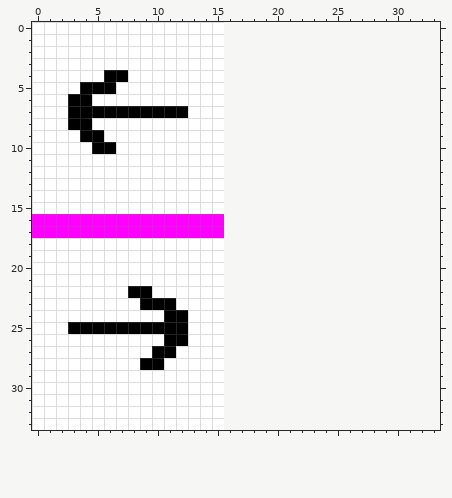
Pixel-art sprite: Tiles/TeleporterAutotriggerTile.png. The picture above was drawn from the file before the commit.
The file is 16x34 pixels. The old version is drawn lined up with the new one, on the new canvas.
After:
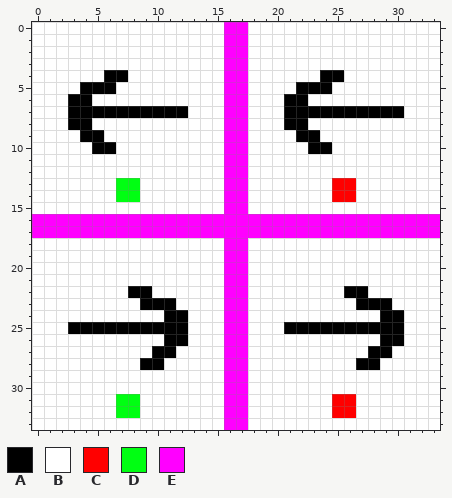
Palette (. is transparent): A #000000  B #ffffff  C #ff0000  D #00ff12  E #ff00ff
The exact change:
canvas 16x34 -> 34x34
@@ x 0..33 @@
- 0 BBBBBBBBBBBBBBBB..................
- 1 BBBBBBBBBBBBBBBB..................
- 2 BBBBBBBBBBBBBBBB..................
- 3 BBBBBBBBBBBBBBBB..................
- 4 BBBBBBAABBBBBBBB..................
- 5 BBBBAAABBBBBBBBB..................
- 6 BBBAABBBBBBBBBBB..................
- 7 BBBAAAAAAAAAABBB..................
- 8 BBBAABBBBBBBBBBB..................
- 9 BBBBAABBBBBBBBBB..................
-10 BBBBBAABBBBBBBBB..................
-11 BBBBBBBBBBBBBBBB..................
-12 BBBBBBBBBBBBBBBB..................
-13 BBBBBBBBBBBBBBBB..................
-14 BBBBBBBBBBBBBBBB..................
-15 BBBBBBBBBBBBBBBB..................
-16 EEEEEEEEEEEEEEEE..................
-17 EEEEEEEEEEEEEEEE..................
-18 BBBBBBBBBBBBBBBB..................
-19 BBBBBBBBBBBBBBBB..................
-20 BBBBBBBBBBBBBBBB..................
-21 BBBBBBBBBBBBBBBB..................
-22 BBBBBBBBAABBBBBB..................
-23 BBBBBBBBBAAABBBB..................
-24 BBBBBBBBBBBAABBB..................
-25 BBBAAAAAAAAAABBB..................
-26 BBBBBBBBBBBAABBB..................
-27 BBBBBBBBBBAABBBB..................
-28 BBBBBBBBBAABBBBB..................
-29 BBBBBBBBBBBBBBBB..................
-30 BBBBBBBBBBBBBBBB..................
-31 BBBBBBBBBBBBBBBB..................
-32 BBBBBBBBBBBBBBBB..................
-33 BBBBBBBBBBBBBBBB..................
+ 0 BBBBBBBBBBBBBBBBEEBBBBBBBBBBBBBBBB
+ 1 BBBBBBBBBBBBBBBBEEBBBBBBBBBBBBBBBB
+ 2 BBBBBBBBBBBBBBBBEEBBBBBBBBBBBBBBBB
+ 3 BBBBBBBBBBBBBBBBEEBBBBBBBBBBBBBBBB
+ 4 BBBBBBAABBBBBBBBEEBBBBBBAABBBBBBBB
+ 5 BBBBAAABBBBBBBBBEEBBBBAAABBBBBBBBB
+ 6 BBBAABBBBBBBBBBBEEBBBAABBBBBBBBBBB
+ 7 BBBAAAAAAAAAABBBEEBBBAAAAAAAAAABBB
+ 8 BBBAABBBBBBBBBBBEEBBBAABBBBBBBBBBB
+ 9 BBBBAABBBBBBBBBBEEBBBBAABBBBBBBBBB
+10 BBBBBAABBBBBBBBBEEBBBBBAABBBBBBBBB
+11 BBBBBBBBBBBBBBBBEEBBBBBBBBBBBBBBBB
+12 BBBBBBBBBBBBBBBBEEBBBBBBBBBBBBBBBB
+13 BBBBBBBDDBBBBBBBEEBBBBBBBCCBBBBBBB
+14 BBBBBBBDDBBBBBBBEEBBBBBBBCCBBBBBBB
+15 BBBBBBBBBBBBBBBBEEBBBBBBBBBBBBBBBB
+16 EEEEEEEEEEEEEEEEEEEEEEEEEEEEEEEEEE
+17 EEEEEEEEEEEEEEEEEEEEEEEEEEEEEEEEEE
+18 BBBBBBBBBBBBBBBBEEBBBBBBBBBBBBBBBB
+19 BBBBBBBBBBBBBBBBEEBBBBBBBBBBBBBBBB
+20 BBBBBBBBBBBBBBBBEEBBBBBBBBBBBBBBBB
+21 BBBBBBBBBBBBBBBBEEBBBBBBBBBBBBBBBB
+22 BBBBBBBBAABBBBBBEEBBBBBBBBAABBBBBB
+23 BBBBBBBBBAAABBBBEEBBBBBBBBBAAABBBB
+24 BBBBBBBBBBBAABBBEEBBBBBBBBBBBAABBB
+25 BBBAAAAAAAAAABBBEEBBBAAAAAAAAAABBB
+26 BBBBBBBBBBBAABBBEEBBBBBBBBBBBAABBB
+27 BBBBBBBBBBAABBBBEEBBBBBBBBBBAABBBB
+28 BBBBBBBBBAABBBBBEEBBBBBBBBBAABBBBB
+29 BBBBBBBBBBBBBBBBEEBBBBBBBBBBBBBBBB
+30 BBBBBBBBBBBBBBBBEEBBBBBBBBBBBBBBBB
+31 BBBBBBBDDBBBBBBBEEBBBBBBBCCBBBBBBB
+32 BBBBBBBDDBBBBBBBEEBBBBBBBCCBBBBBBB
+33 BBBBBBBBBBBBBBBBEEBBBBBBBBBBBBBBBB
Pixel boxes of the changes (left, top, right, bottom) in both pictures:
added: (224, 22, 440, 430)
changed: (116, 178, 140, 202)
changed: (116, 394, 140, 418)
